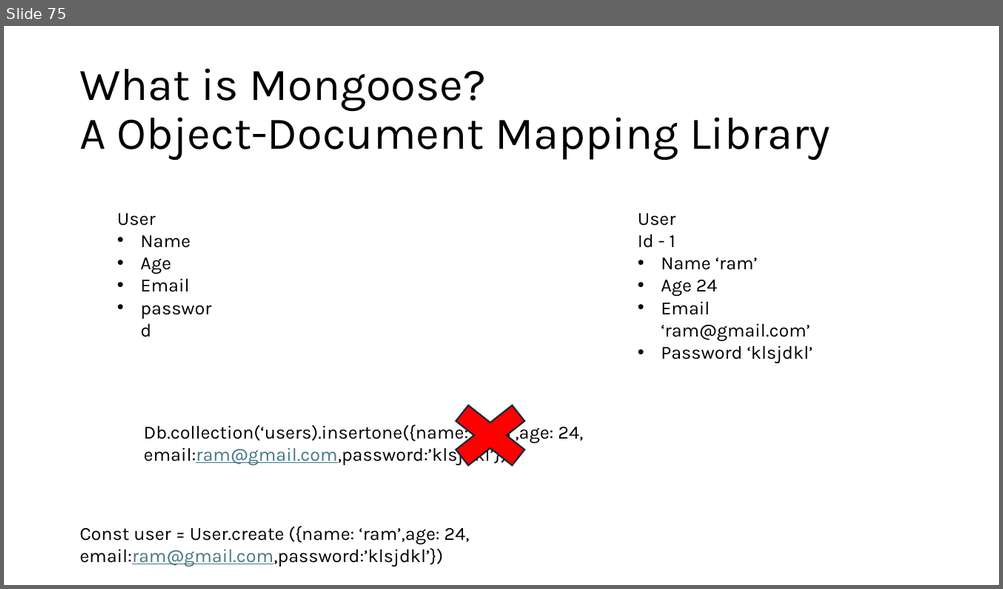
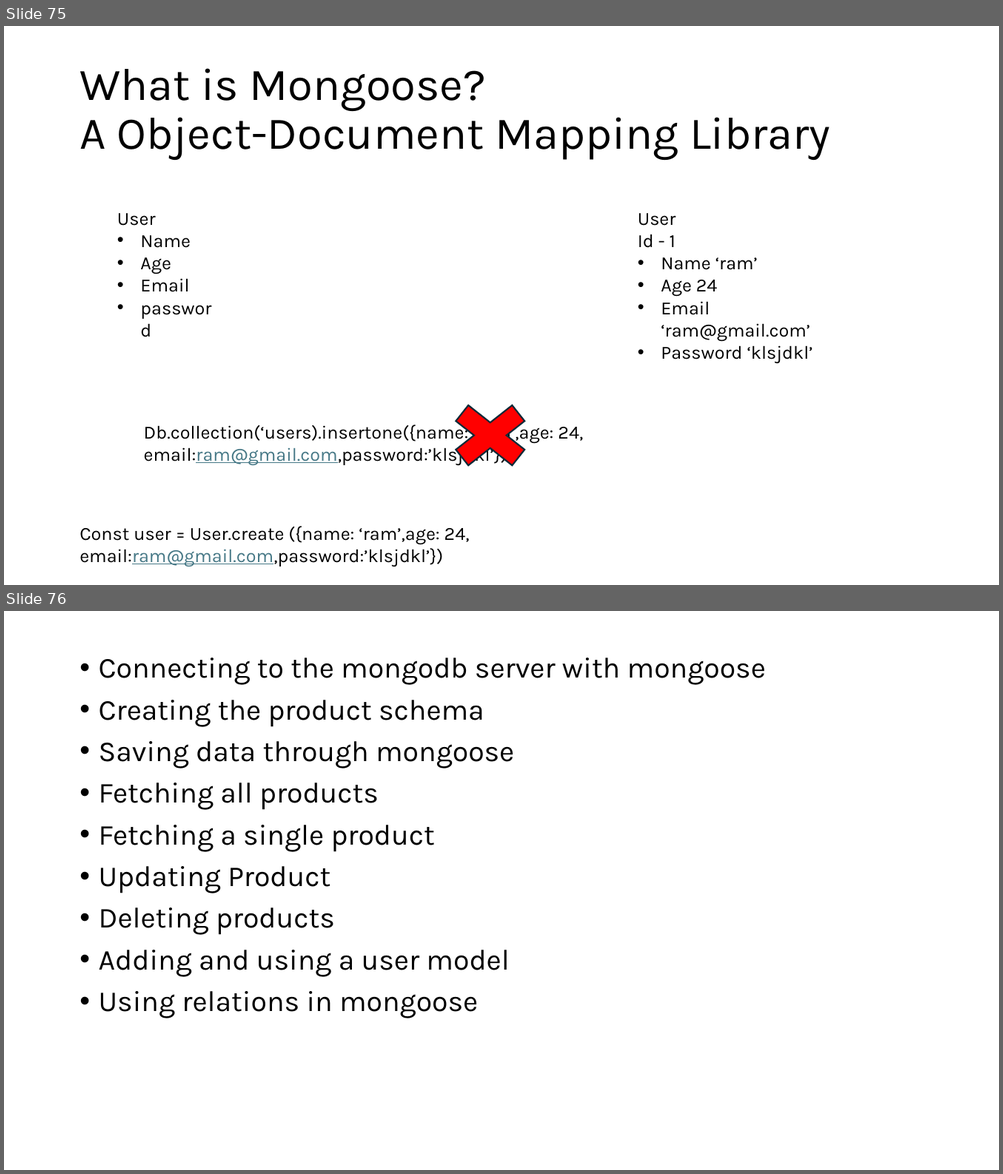
Before and after one commit to PiyushChaturvedii/Batch05, a slide deck: node/Nodejs.pptx. Shown one above the other, each under a label of ours: slide 75 before the commit, slides 75 and 76 after it. The pictures are 1003x589 and 1003x1174 pixels, drawn with LibreOffice and Linux fonts; fonts in the diff are those of the drawing. Boxes give left, top, right and bottom in pixels: in the first picture for what was removed or moved away, otherwise in the second. Text is boxed around its words. In the diff, an @@ line names an element or a change of style, - is before the commit and + after.

Commit message:
user

```diff
--- a/node/Nodejs.pptx
+++ b/node/Nodejs.pptx
@@ slide 76 added at (4,611,999,1170), background #FFFFFF @@
@@ text added at (99,658,765,1019), 28 pt, text #000000 @@
+• Connecting to the mongodb server with mongoose
+• Creating the product schema
+• Saving data through mongoose
+• Fetching all products
+• Fetching a single product
+• Updating Product
+• Deleting products
+• Adding and using a user model
+• Using relations in mongoose
```
Also in this commit, not shown: 1 other file.
